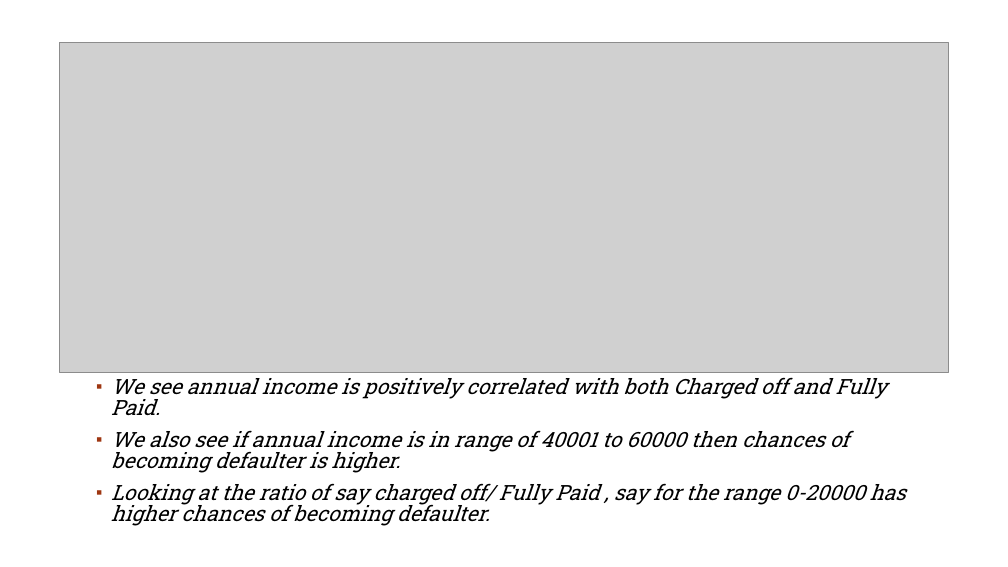
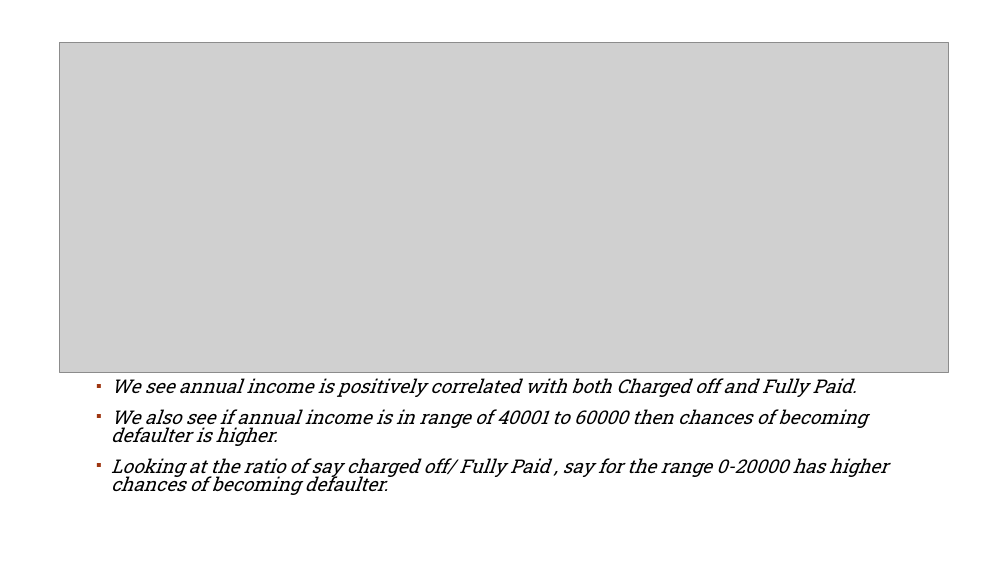
Before and after one commit to rahul2july/lendingclubcasestudy, a slide deck: slide 13 of lendingclubcasestudy.pptx. Drawn at 1008x567 pixels with LibreOffice and Linux fonts; fonts in the diff are those of the drawing; grey boxes stand for pictures; background and template pictures are left out. Boxes give left, top, right and bottom in pixels: in the first picture for what was removed or moved away, otherwise in the second. Text is boxed around its words. In the diff, an @@ line names an element or a change of style, - is before the commit and + after.

```diff
--- a/lendingclubcasestudy.pptx
+++ b/lendingclubcasestudy.pptx
@@ text "We see annual income is ..." at bbox=[111, 378, 887, 495]: size 20 to 18 pt @@
```
Also in this commit, not shown: 1 other slide changed, 12 slides added, 2 other files.
